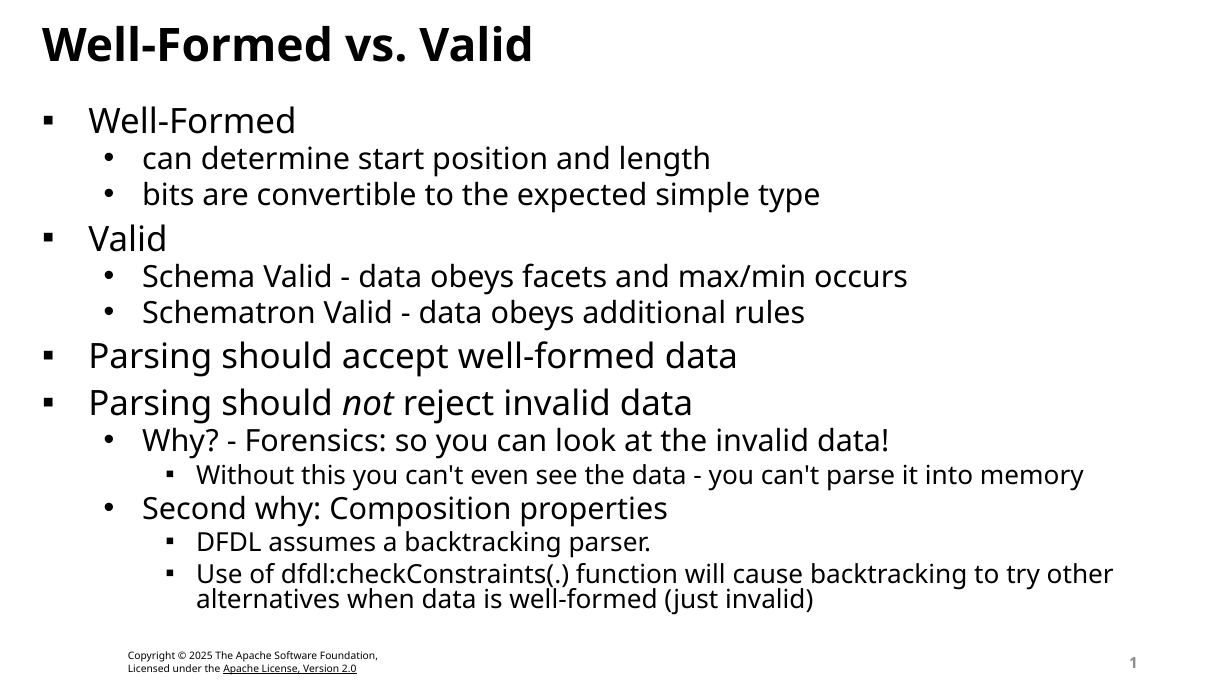
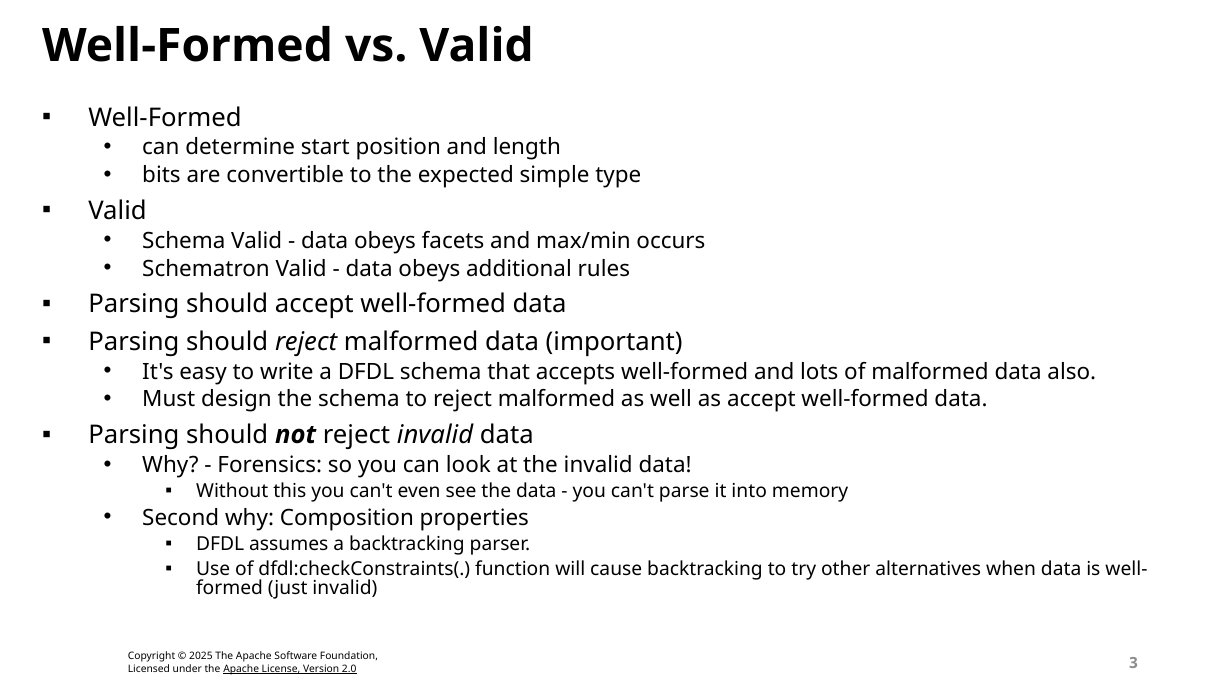
Before and after one commit to apache/daffodil-site, a slide deck: slide 3 of site/best-practices/P-Avoid-Check-Constraints.pptx (slide 1 before the commit). Drawn at 1232x693 pixels with LibreOffice and Linux fonts; fonts in the diff are those of the drawing; background and template pictures are left out. Boxes give left, top, right and bottom in pixels: in the first picture for what was removed or moved away, otherwise in the second. Text is boxed around its words. In the diff, an @@ line names an element or a change of style, - is before the commit and + after.

```diff
--- a/site/best-practices/P-Avoid-Check-Constraints.pptx
+++ b/site/best-practices/P-Avoid-Check-Constraints.pptx
@@ text at box(88, 106, 1147, 599): size 27.2 to 20 pt in "Well-Formed", "Valid", "Parsing should accept well-formed data", "Parsing should not reject invalid data"; size 23.8 to 17.5 pt in "can determine start position and length", "bits are convertible to the expected simple ...", "Schema Valid - data obeys facets and ...", "Schematron Valid - data obeys additional rules" and 2 more places; bold on in "not"; italic on in "invalid"; size 20.4 to 15 pt in "Without this you can't even see the ...", "DFDL assumes a backtracking parser.", "Use of dfdl:checkConstraints(.) function will cause backtrac ..." @@
@@ text at box(88, 330, 1096, 412): paragraphs added @@
+▪ Parsing should reject malformed data (important)
+  • It's easy to write a DFDL schema that accepts well-formed and lots of malformed data also.
+  • Must design the schema to reject malformed as well as accept well-formed data.
@@ page number at box(1129, 657, 1138, 668): text changed @@
-1
+3
```
Also in this commit, not shown: 1 other slide changed, 2 slides added, 9 other files.
